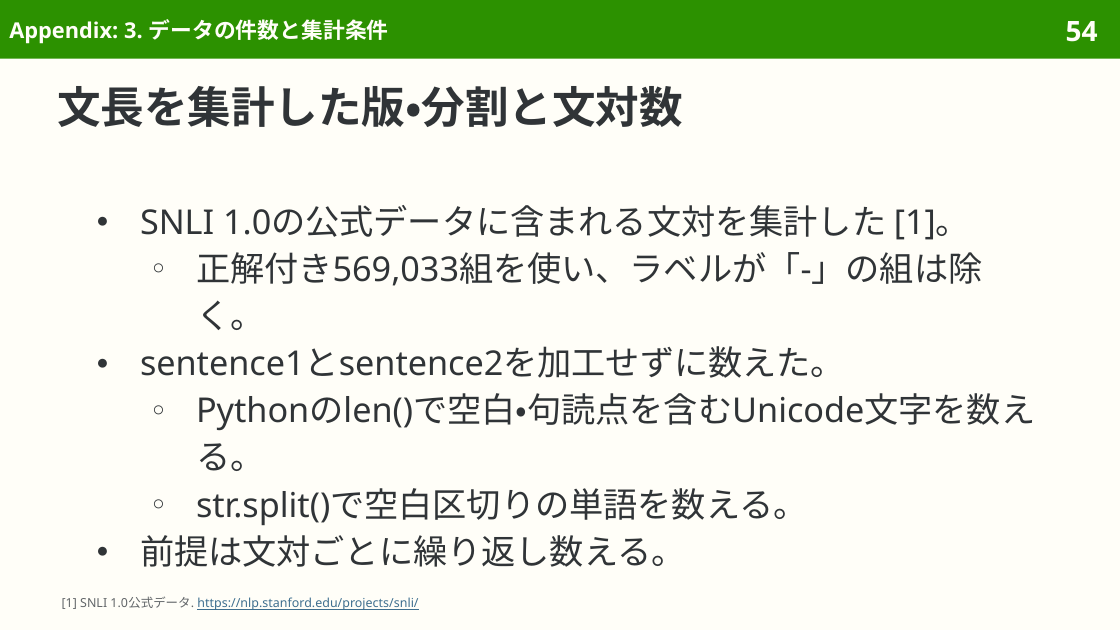
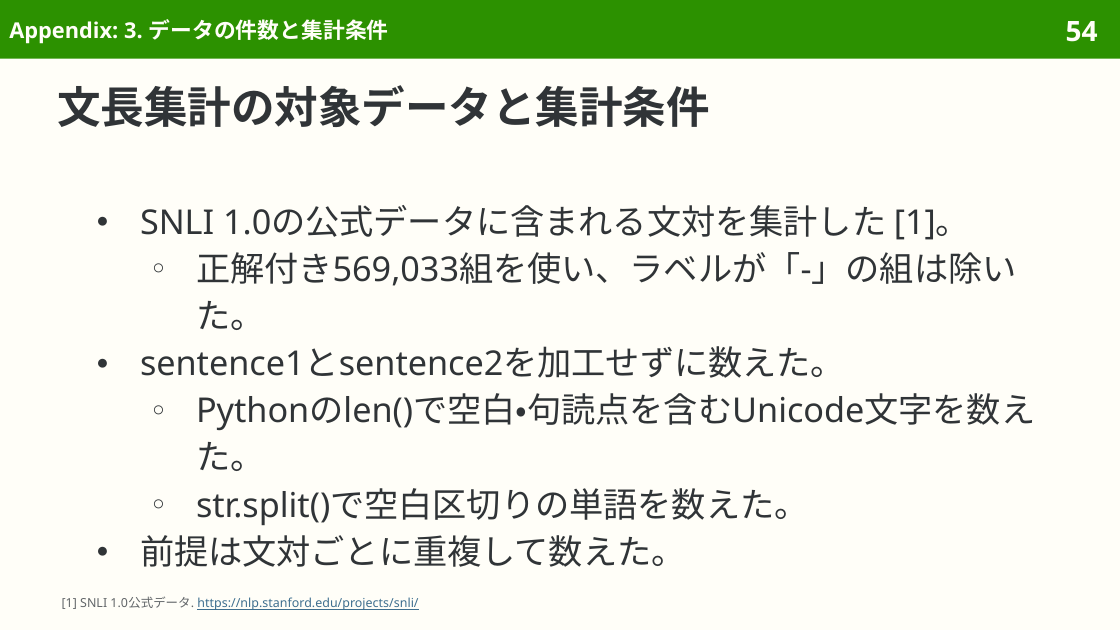
Before and after one commit to sasakiy84/datasets-in-10-minutes, a slide deck: slide 54 of slides/datasets-in-10-minutes-snli.pptx. Drawn at 1120x630 pixels with LibreOffice and Linux fonts; fonts in the diff are those of the drawing. Boxes give left, top, right and bottom in pixels: in the first picture for what was removed or moved away, otherwise in the second. Text is boxed around its words. In the diff, an @@ line names an element or a change of style, - is before the commit and + after.

```diff
--- a/slides/datasets-in-10-minutes-snli.pptx
+++ b/slides/datasets-in-10-minutes-snli.pptx
@@ title at box(57, 85, 709, 127): text changed @@
-文長を集計した版・分割と文対数
+文長集計の対象データと集計条件
@@ text at box(196, 252, 1017, 330): text changed @@
-  ○ 正解付き569,033組を使い、ラベルが「-」の組は除く。
+  ○ 正解付き569,033組を使い、ラベルが「-」の組は除いた。
@@ text at box(140, 393, 1035, 567): text changed @@
-  ○ Pythonのlen()で空白・句読点を含むUnicode文字を数える。
-  ○ str.split()で空白区切りの単語を数える。
-● 前提は文対ごとに繰り返し数える。
+  ○ Pythonのlen()で空白・句読点を含むUnicode文字を数えた。
+  ○ str.split()で空白区切りの単語を数えた。
+● 前提は文対ごとに重複して数えた。
```
Also in this commit, not shown: 15 other slides changed, 7 other files.
